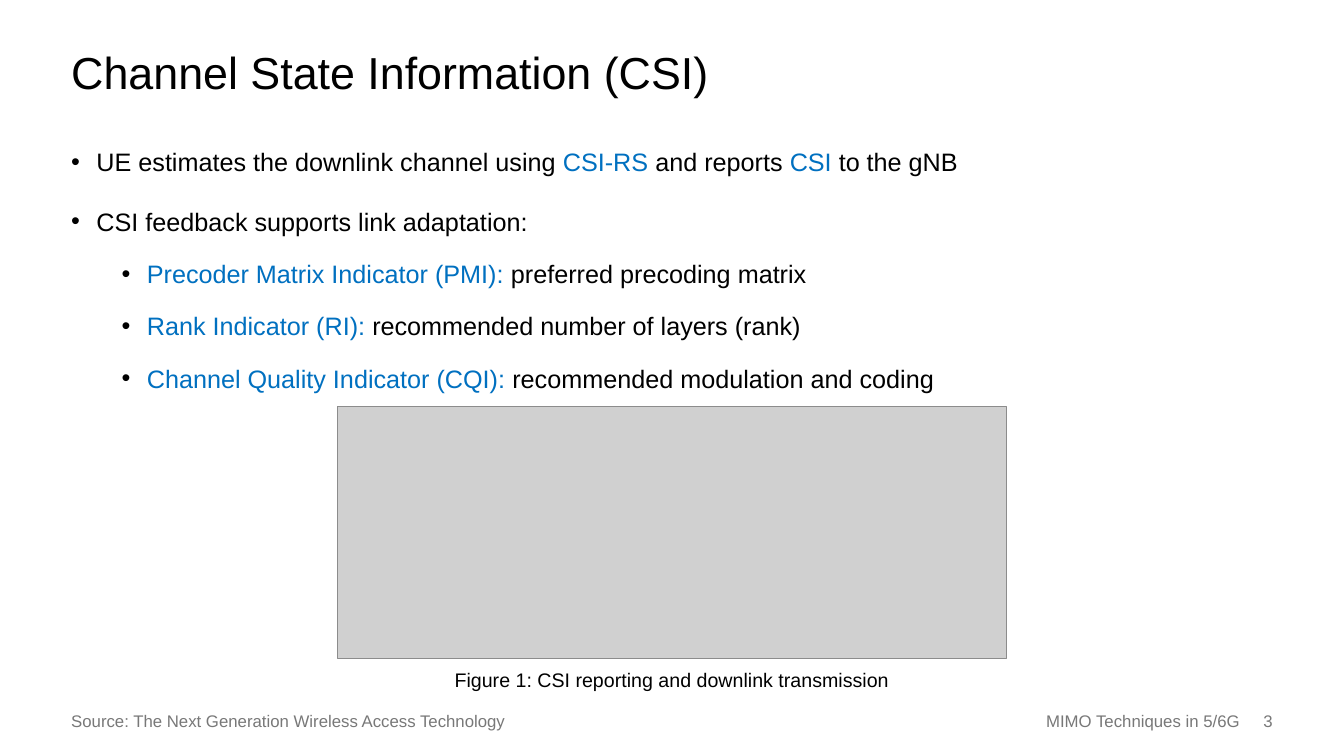
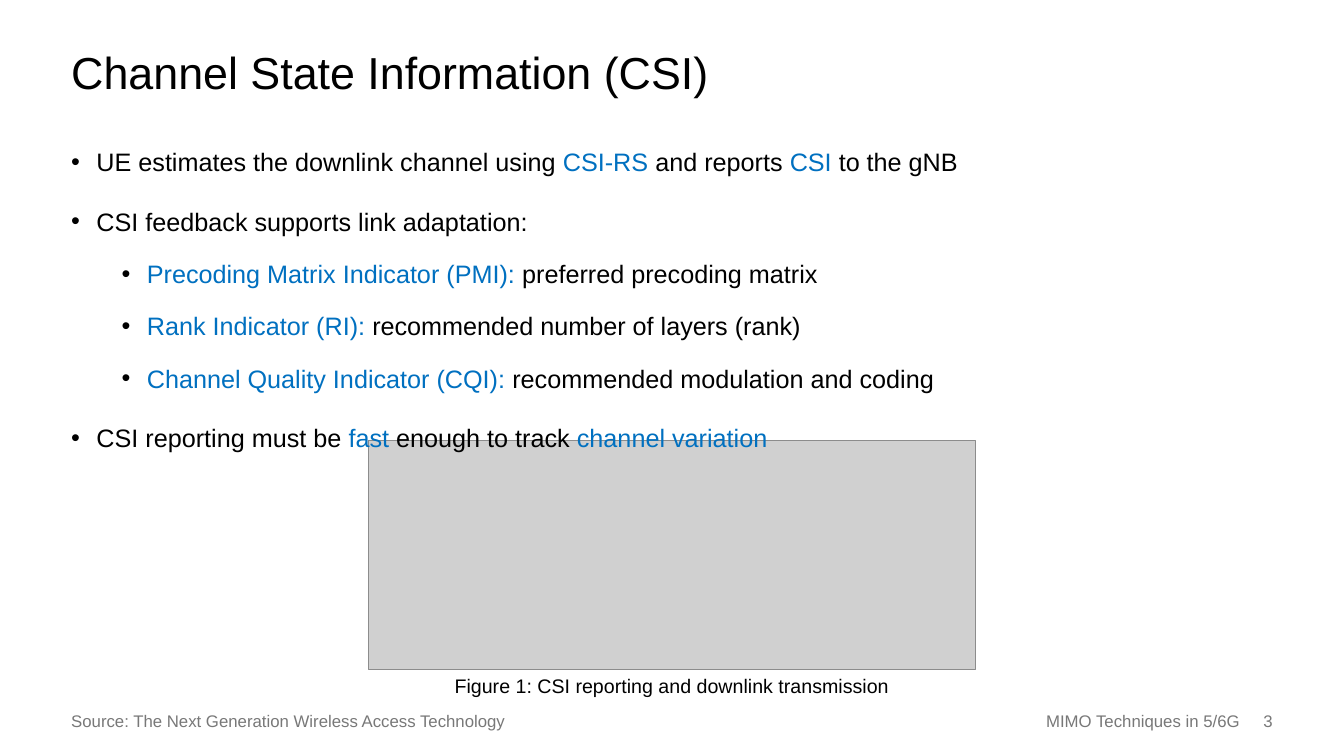
Before and after one commit to Bariumoxid/MIMOTechniques, a slide deck: slide 3 of PPT/Final_PPT/PPT_Final.pptx. Drawn at 1344x756 pixels with LibreOffice and Linux fonts; fonts in the diff are those of the drawing; grey boxes stand for pictures. Boxes give left, top, right and bottom in pixels: in the first picture for what was removed or moved away, otherwise in the second. Text is boxed around its words. In the diff, an @@ line names an element or a change of style, - is before the commit and + after.

```diff
--- a/PPT/Final_PPT/PPT_Final.pptx
+++ b/PPT/Final_PPT/PPT_Final.pptx
@@ text at <box>147,264,818,289</box>: text changed @@
-  • Precoder Matrix Indicator (PMI): preferred precoding matrix
+  • Precoding Matrix Indicator (PMI): preferred precoding matrix
@@ text at <box>96,427,767,453</box>: paragraph added @@
+• CSI reporting must be fast enough to track channel variation
@@ picture: place and size @@
-picture at <box>338,406,1006,658</box>
+picture at <box>369,441,976,669</box>
@@ text "Figure 1: CSI reporting and ...": place and size @@
-text "Figure 1: CSI reporting and ..." at <box>455,672,888,691</box>
+text "Figure 1: CSI reporting and ..." at <box>455,678,888,697</box>
```
Also in this commit, not shown: 3 other slides changed, 4 slides added.
